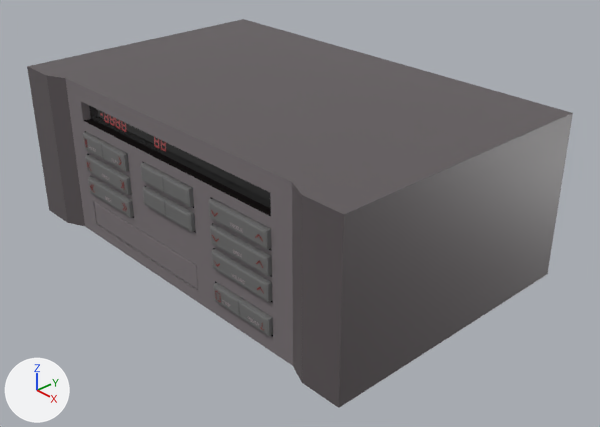
The Blender file 3dplayer/model/chassis.blend, before and after one commit.
Camera for both pictures: a camera (50 mm lens) standing at (8.83, -7.87, 5.03) and looking at (0.43, -0.07, -0.83). Arrows for +X, +Y and +Z are at lower left; the lights stay in place.

In view in the first picture: 'Casing', 'DoubleButton1', 'DoubleButton1.001', 'DoubleButton2', 'DoubleButton2.001', 'DoubleButton4', 'DoubleButton5', 'DoubleButton6', 'DoubleButton7', 'DoubleButton8', 'cdTray'.
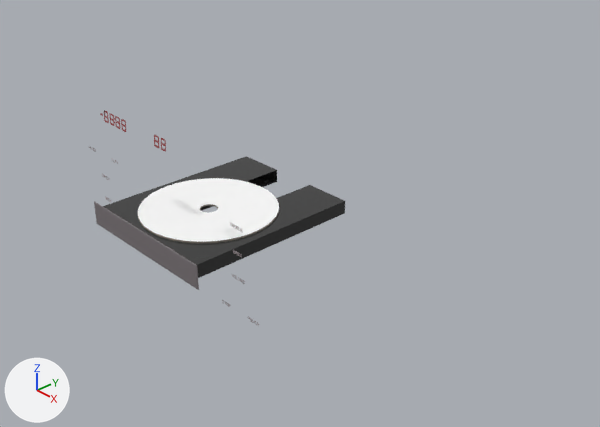
Pixel boxes [x1, y1, x2, y2] of what changed, in the pictures (600 x 427 px):
'Casing', hidden: before [27, 19, 573, 408]
'DoubleButton6', deleted: before [208, 199, 271, 250]
'DoubleButton7', deleted: before [210, 224, 272, 276]
'DoubleButton8', deleted: before [211, 249, 272, 302]
'DoubleButton1.001', deleted: before [213, 283, 273, 336]
'DoubleButton4', deleted: before [140, 163, 194, 207]
'DoubleButton5', deleted: before [143, 187, 196, 232]
'DoubleButton1', deleted: before [82, 132, 129, 172]
'DoubleButton2', deleted: before [85, 155, 132, 195]
'DoubleButton2.001', deleted: before [88, 177, 134, 218]
'cdTray', unchanged, uncovered by the edit: before [94, 202, 198, 289]; after [94, 156, 345, 290]

Patch to the scene script:
```diff
--- a/3dplayer/model/chassis.blend.py
+++ b/3dplayer/model/chassis.blend.py
@@ ob_casing @@
 ob_casing.scale = (3.82, -2.15, 1.0)
+ob_casing.hide_set(True)
@@ ob_doublebutton1 @@
-ob_doublebutton1 = bpy.data.objects.new('DoubleButton1', me_cube_004)
-ob_doublebutton1.location = (-1.57, -2.16, 0.19)
-ob_doublebutton1.scale = (3.82, -2.15, 1.0)
@@ ob_doublebutton4 @@
-ob_doublebutton4 = bpy.data.objects.new('DoubleButton4', me_cube_007)
-ob_doublebutton4.location = (0.0, 0.0, 0.0)
-ob_doublebutton4.scale = (3.82, -2.15, 1.0)
@@ ob_doublebutton5 @@
-ob_doublebutton5 = bpy.data.objects.new('DoubleButton5', me_cube_008)
-ob_doublebutton5.location = (0.0, 0.0, 0.0)
-ob_doublebutton5.scale = (3.82, -2.15, 1.0)
@@ ob_doublebutton6 @@
-ob_doublebutton6 = bpy.data.objects.new('DoubleButton6', me_cube_009)
-ob_doublebutton6.location = (0.0, 0.0, 0.0)
-ob_doublebutton6.scale = (3.82, -2.15, 1.0)
@@ ob_doublebutton7 @@
-ob_doublebutton7 = bpy.data.objects.new('DoubleButton7', me_cube_010)
-ob_doublebutton7.location = (0.0, 0.0, 0.0)
-ob_doublebutton7.scale = (3.82, -2.15, 1.0)
@@ ob_doublebutton8 @@
-ob_doublebutton8 = bpy.data.objects.new('DoubleButton8', me_cube_011)
-ob_doublebutton8.location = (0.0, 0.0, 0.0)
-ob_doublebutton8.scale = (3.82, -2.15, 1.0)
@@ ob_doublebutton2 @@
-ob_doublebutton2 = bpy.data.objects.new('DoubleButton2', me_cube_057)
-ob_doublebutton2.location = (-1.57, -2.16, -0.18)
-ob_doublebutton2.scale = (3.82, -2.15, 1.0)
@@ ob_doublebutton2_001 @@
-ob_doublebutton2_001 = bpy.data.objects.new('DoubleButton2.001', me_cube_005)
-ob_doublebutton2_001.location = (0.97, 0.0, -0.75)
-ob_doublebutton2_001.scale = (3.82, -2.15, 1.0)
@@ ob_doublebutton1_001 @@
-ob_doublebutton1_001 = bpy.data.objects.new('DoubleButton1.001', me_cube_056)
-ob_doublebutton1_001.location = (1.42, -2.19, -1.07)
-ob_doublebutton1_001.scale = (3.82, -2.15, 1.0)
```
